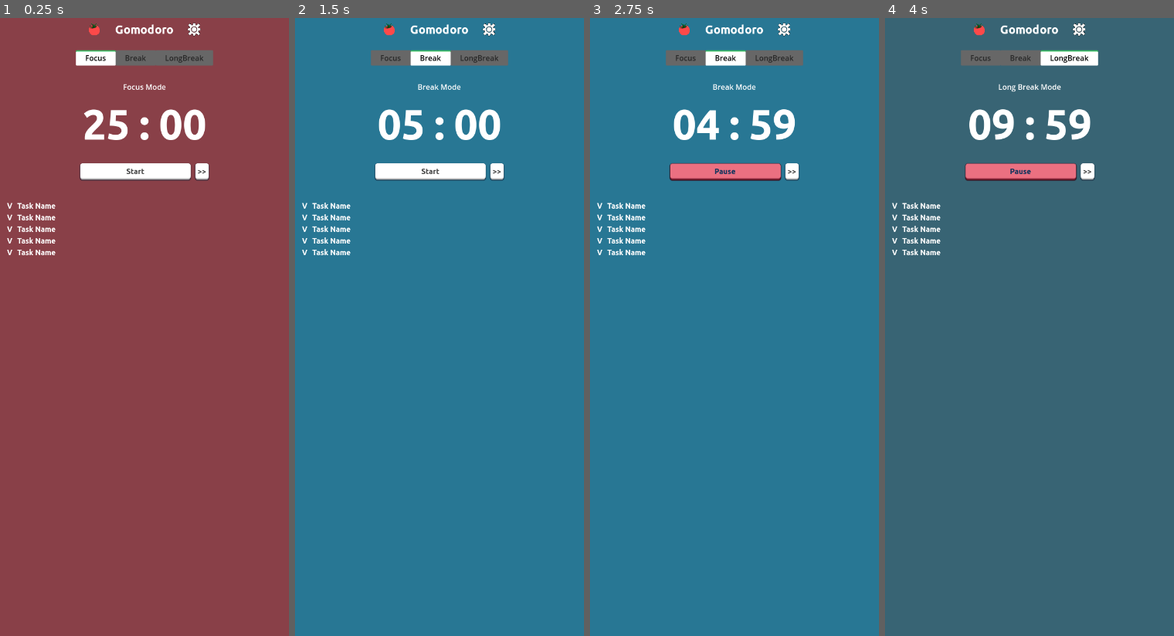
Above: before the commit, frames 1-4 (left to right).
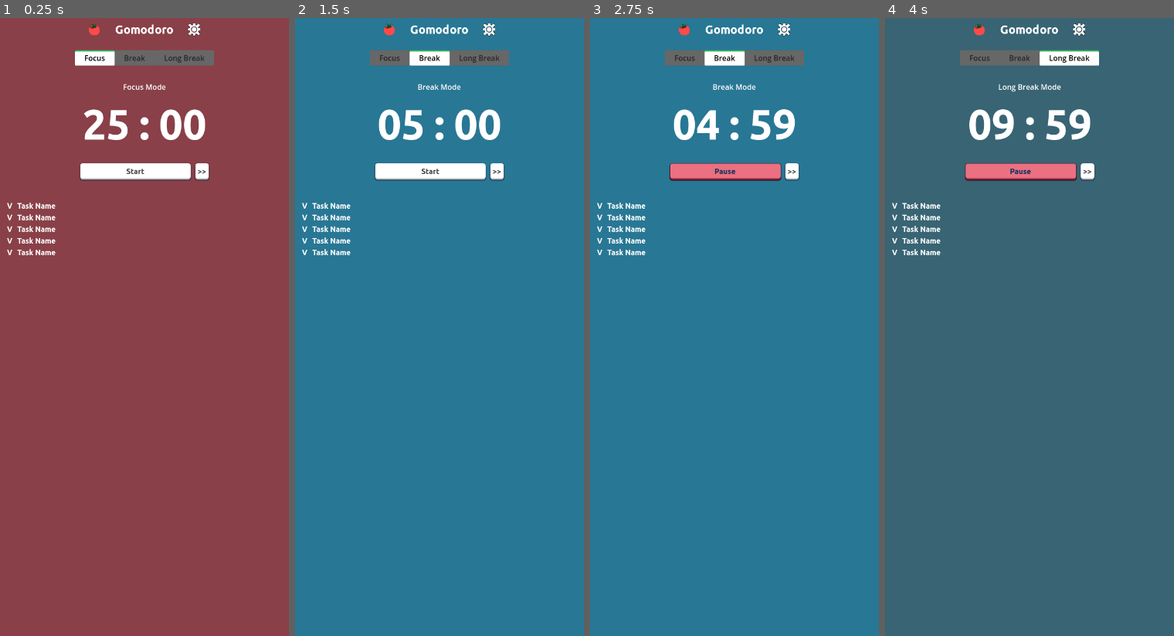
Above: after the commit, the same moments.

Repository: trubusoft/gomodoro
Game: Godot game, scene res://scenes/gomodoro.tscn
Two runs of this game, one before a commit and one after it. Both use one fixed random seed, a clock stepped at 60 frames per second and the inputs below.
Inputs:
- Up to frame 1 (0.25 s): no input
- Up to frame 2 (1.5 s): click "Start" at 0.5 s; click ">>" at 1.25 s
- Up to frame 3 (2.75 s): click "Start" at 2 s
- Up to frame 4 (4 s): click ">>" at 2.75 s; click "Start" at 3.5 s

The runs differ from the first frame. In frame 1, 0.2% of the frame differs, in the area x 25-75%, y 5-8%; in frame 2, 0.2%; in frame 3, 0.2%; in frame 4, 0.2%.

Commit message:
Update gomodoro.tscn to add space on "LongBreak" Control node

Diff:
--- a/scenes/gomodoro.tscn
+++ b/scenes/gomodoro.tscn
@@ -107,11 +107,11 @@
 layout_mode = 2
 timer_mode = 1
 
-[node name="LongBreak" type="Control" parent="CommonMarginContainer/TabContainer"]
+[node name="Long Break" type="Control" parent="CommonMarginContainer/TabContainer"]
 visible = false
 layout_mode = 2
 
-[node name="VBoxContainer" type="VBoxContainer" parent="CommonMarginContainer/TabContainer/LongBreak"]
+[node name="VBoxContainer" type="VBoxContainer" parent="CommonMarginContainer/TabContainer/Long Break"]
 layout_mode = 1
 anchors_preset = 5
 anchor_left = 0.5
@@ -121,19 +121,19 @@
 offset_bottom = 75.0
 grow_horizontal = 2
 
-[node name="Spacer1" type="MarginContainer" parent="CommonMarginContainer/TabContainer/LongBreak/VBoxContainer"]
+[node name="Spacer1" type="MarginContainer" parent="CommonMarginContainer/TabContainer/Long Break/VBoxContainer"]
 layout_mode = 2
 theme_override_constants/margin_bottom = 30
 
-[node name="LabelLongBreak" type="Label" parent="CommonMarginContainer/TabContainer/LongBreak/VBoxContainer"]
+[node name="LabelLongBreak" type="Label" parent="CommonMarginContainer/TabContainer/Long Break/VBoxContainer"]
 layout_mode = 2
 text = "Long Break Mode"
 
-[node name="Spacer2" type="MarginContainer" parent="CommonMarginContainer/TabContainer/LongBreak/VBoxContainer"]
+[node name="Spacer2" type="MarginContainer" parent="CommonMarginContainer/TabContainer/Long Break/VBoxContainer"]
 layout_mode = 2
 theme_override_constants/margin_bottom = 10
 
-[node name="LongBreakTimer" parent="CommonMarginContainer/TabContainer/LongBreak/VBoxContainer" instance=ExtResource("2_ipckq")]
+[node name="LongBreakTimer" parent="CommonMarginContainer/TabContainer/Long Break/VBoxContainer" instance=ExtResource("2_ipckq")]
 unique_name_in_owner = true
 layout_mode = 2
 timer_mode = 2
@@ -141,4 +141,4 @@
 [connection signal="tab_changed" from="CommonMarginContainer/TabContainer" to="." method="_on_tab_container_tab_changed"]
 [connection signal="timer_skipped" from="CommonMarginContainer/TabContainer/Focus/VBoxContainer/FocusTimer" to="." method="_on_timer_skipped"]
 [connection signal="timer_skipped" from="CommonMarginContainer/TabContainer/Break/VBoxContainer/BreakTimer" to="." method="_on_timer_skipped"]
-[connection signal="timer_skipped" from="CommonMarginContainer/TabContainer/LongBreak/VBoxContainer/LongBreakTimer" to="." method="_on_timer_skipped"]
+[connection signal="timer_skipped" from="CommonMarginContainer/TabContainer/Long Break/VBoxContainer/LongBreakTimer" to="." method="_on_timer_skipped"]
